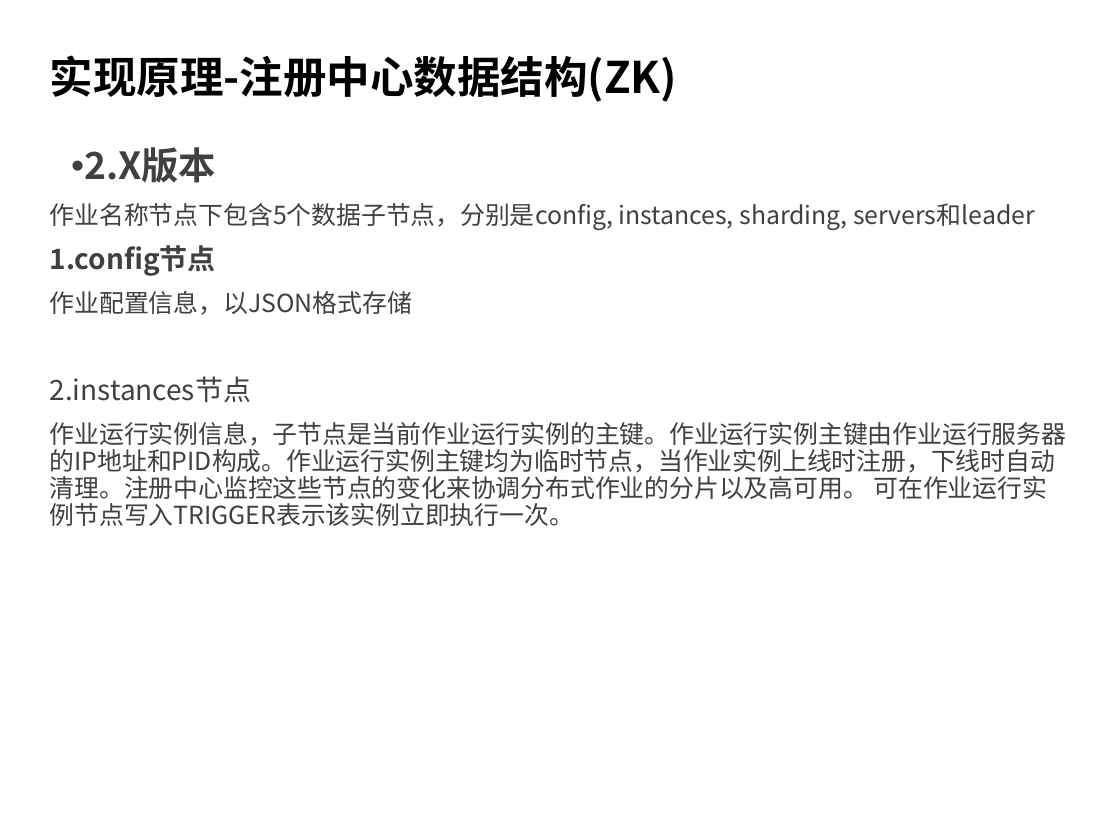
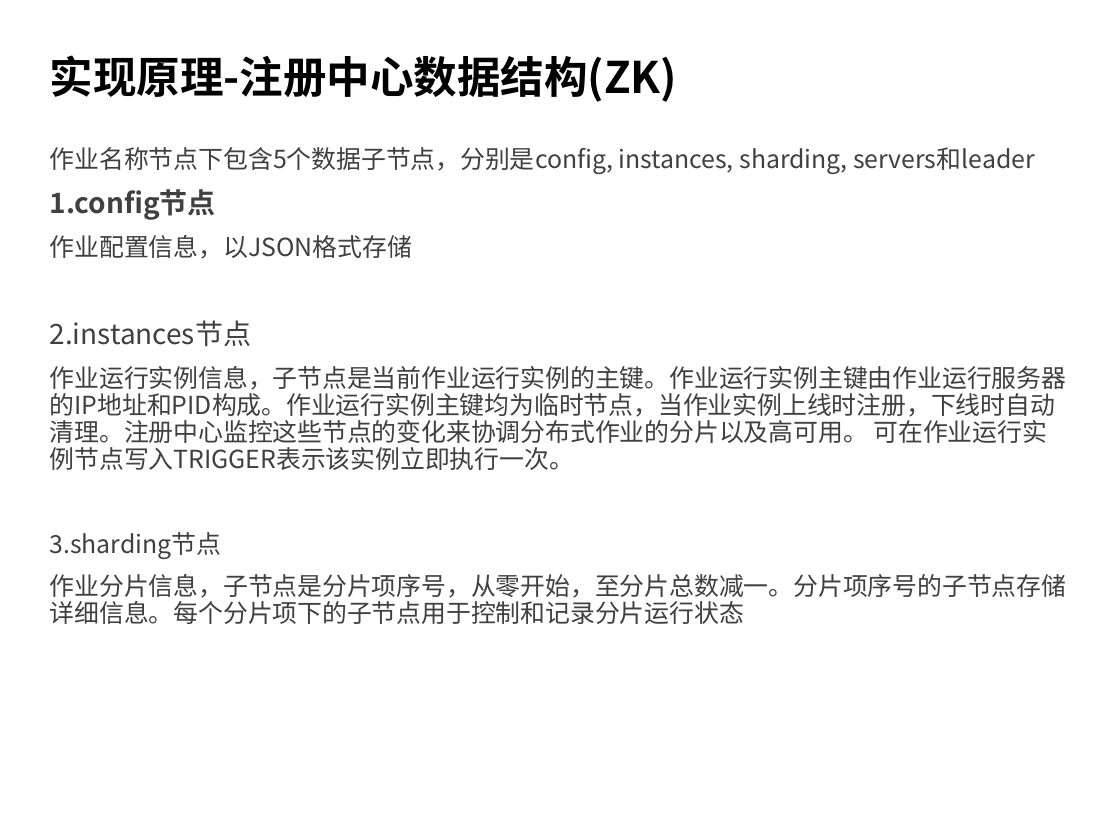
Before and after one commit to alexysh/document, a slide deck: slide 8 of training/iqiyi/Elastic-job.pptx (slide 9 before the commit). Drawn at 1120x840 pixels with LibreOffice and Linux fonts; fonts in the diff are those of the drawing; background and template pictures are left out. Boxes give left, top, right and bottom in pixels: in the first picture for what was removed or moved away, otherwise in the second. Text is boxed around its words. In the diff, an @@ line names an element or a change of style, - is before the commit and + after.

```diff
--- a/training/iqiyi/Elastic-job.pptx
+++ b/training/iqiyi/Elastic-job.pptx
@@ text at (84,147,216,183): paragraph removed @@
-• 2.X版本
@@ text at (50,532,1067,624): paragraphs added @@
+3.sharding节点
+作业分片信息，子节点是分片项序号，从零开始，至分片总数减一。分片项序号的子节点存储详细信息。每个分片项下的子节点用于控制和记录分片运行状态
```
Also in this commit, not shown: 6 other slides changed, 4 slides added, 1 slide removed.
